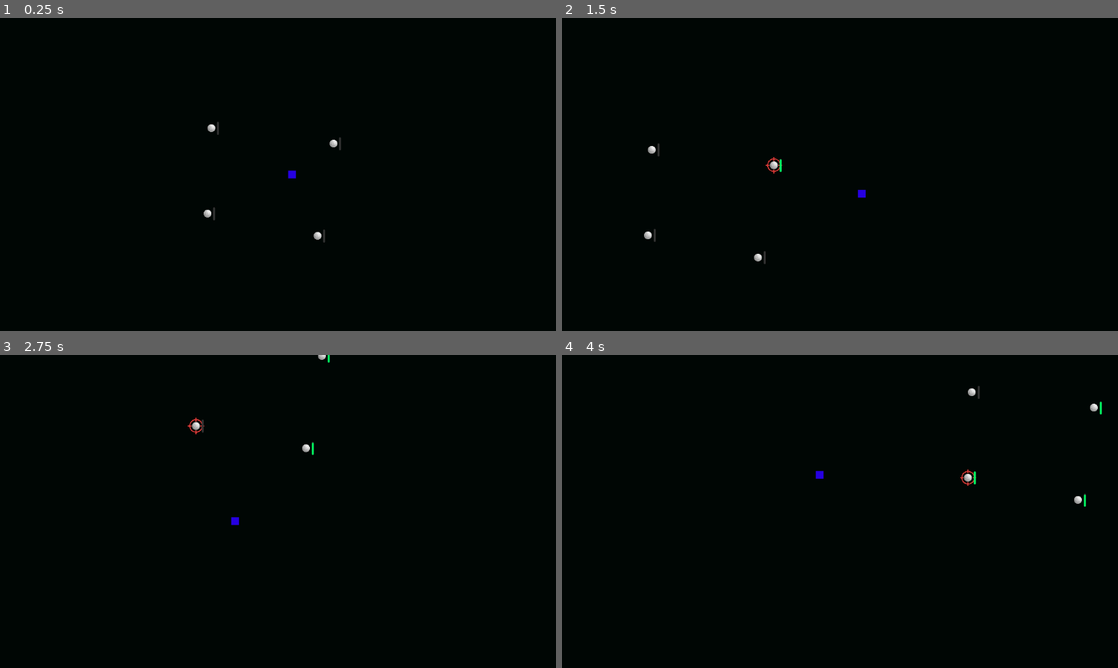
Above: before the commit, frames 1-4 (two rows, left to right).
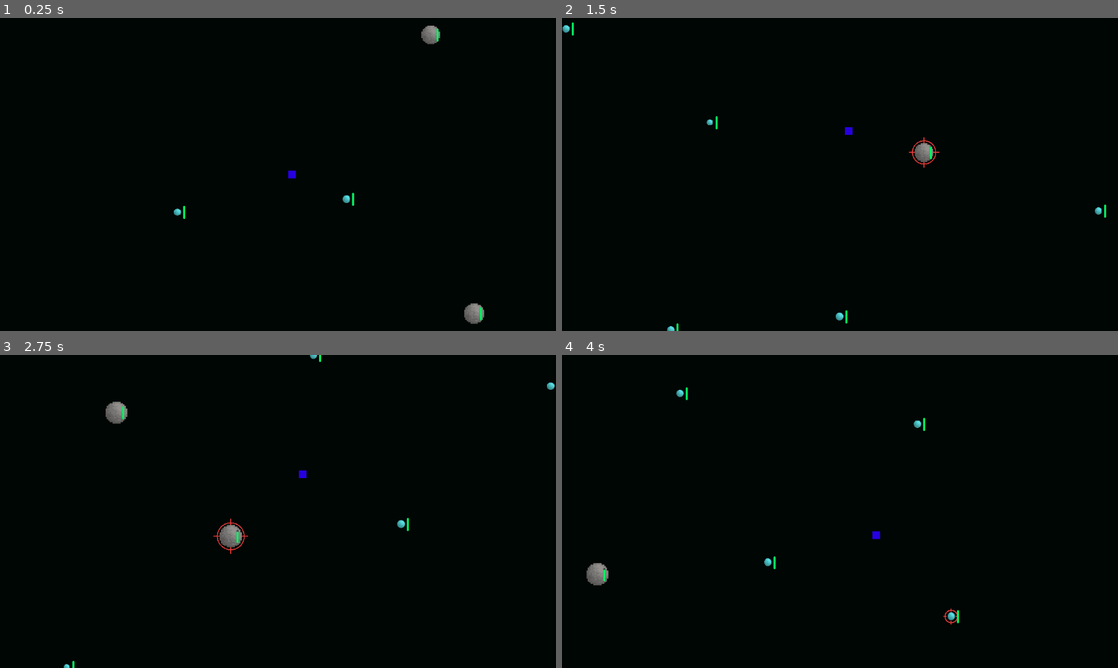
Above: after the commit, the same moments.

Repository: bentingey/Xenon
Game: Godot game, scene res://scenes/main.tscn
The game is run twice, just before and just after one commit, with the same random seed, the same clock (stepped at 60 frames per second) and the same inputs.
Inputs:
- Up to frame 1 (0.25 s): no input
- Up to frame 2 (1.5 s): tap Space (action) at 0.6, 1.35 s
- Up to frame 3 (2.75 s): tap Space (action) at 2.1 s
- Up to frame 4 (4 s): tap Space (action) at 2.85, 3.6 s

The runs differ from the first frame. In frame 1, 0.6% of the frame differs, in the area x 31-88%, y 2-98%; in frame 2, 0.7%; in frame 3, 0.9%, in the area x 11-100%, y 0-100%; in frame 4, 0.8%.

Commit message:
changed system generation

Diff:
--- a/scenes/main.tscn
+++ b/scenes/main.tscn
@@ -17,16 +17,3 @@
 [node name="TetherLine" parent="." instance=ExtResource("2_tbgi4")]
 
 [node name="Player" parent="." instance=ExtResource("3_tefeu")]
-position = Vector2(704, 0)
-
-[node name="Planet" parent="." instance=ExtResource("3_o6xl0")]
-position = Vector2(583, -96)
-
-[node name="Planet2" parent="." instance=ExtResource("3_o6xl0")]
-position = Vector2(836, -64)
-
-[node name="Planet3" parent="." instance=ExtResource("3_o6xl0")]
-position = Vector2(803, 127)
-
-[node name="Planet4" parent="." instance=ExtResource("3_o6xl0")]
-position = Vector2(575, 81)
--- a/scripts/main.gd
+++ b/scripts/main.gd
@@ -7,4 +7,4 @@
 func _ready() -> void:
 	var system = system_scene.instantiate()
 	add_child(system)
-	system.generate_system(5, 1000, ["terrestrial", "gas giant", "ice", "lava", "ocean"])
+	system.add_planets(50, ["ice", "metallic"])
--- a/scripts/player.gd
+++ b/scripts/player.gd
@@ -74,7 +74,7 @@
 		var distance_vector = planet.global_position - global_position
 		var distance = distance_vector.length() - planet.radius
 
-		if distance > 0:  # Prevent division by zero
+		if distance > 0 and distance < 300:  # Prevent division by zero
 			# Apply a smoothstep-like curve: stronger at mid-range, weaker near planet
 			var gravity_force = gravity_strength * (1.0 - exp(-distance * 0.005)) / (distance * distance + 1)
 			total_gravity += distance_vector.normalized() * gravity_force  # Sum gravity forces
--- a/scripts/system.gd
+++ b/scripts/system.gd
@@ -1,49 +1,51 @@
 extends Node2D
 
 @export var planet_scene: PackedScene
+@export var min_spacing: int = 340            # Minimum center-to-center spacing (in pixels)
+@export var allowed_types: Array = []         # If empty, all planet types are allowed
+@export var spawn_area: Rect2 = Rect2(-1000, -1000, 2000, 2000)  # Area (in pixels) in which to spawn planets
 
-@onready var player = get_tree().get_first_node_in_group("player")
+var planet_nodes: Array = []   # Holds references to all currently spawned planets
 
-var last_planet_y: int
-var num_planets_min: int = 10
-var num_planets_max: int = 15
+# This function spawns 'count' new planets without overlapping existing ones.
+func add_planets(count: int, allowed_types: Array):
+	var attempts: int = 0
+	var max_attempts: int = count * 50  # safeguard to avoid infinite loops
 
-const FIRST_Y_MIN: int = 360
-const FIRST_Y_MAX: int = 560
-const MIN_Y_SPACING: int = 100
-const MAX_Y_SPACING: int = 560
-const X_OFFSET_LIMIT: int = 140
-const CENTER_X = 704  # Centerline for planets
+	while count > 0 and attempts < max_attempts:
+		# Generate a random candidate position within spawn_area.
+		var candidate = Vector2(
+			randf_range(spawn_area.position.x, spawn_area.position.x + spawn_area.size.x),
+			randf_range(spawn_area.position.y, spawn_area.position.y + spawn_area.size.y)
+		)
 
+		# Check that candidate is far enough from all existing planets.
+		var valid = true
+		for planet in planet_nodes:
+			if candidate.distance_to(planet.global_position) < min_spacing:
+				valid = false
+				break
+		if valid:
+			# Instantiate the planet, set its position, and add it to the scene.
+			var planet = planet_scene.instantiate()
+			planet.global_position = candidate.round()  # Round to avoid subpixel issues
+			add_child(planet)
 
-func _ready():
-	if not player:
-		print("Error: No player found!")
-		return
-	generate_system()  # Generate by default
+			# Defer randomization so the planet's children (like its Sprite2D) are ready.
+			planet.call_deferred("randomize_planet", allowed_types)
 
-func generate_system(min_planets: int = num_planets_min, max_planets: int = num_planets_max, allowed_types: Array = []):
-	# Remove old planets before generating new ones
-	for child in get_children():
-		if child is StaticBody2D:  # Remove old planets
-			child.queue_free()
+			# Add to our persistent list.
+			planet_nodes.append(planet)
 
-	var num_planets = randi_range(min_planets, max_planets)  # Randomize number of planets
+			# Connect to the planet's tree_exited signal so we remove it from planet_nodes when it's removed.
+			planet.connect("tree_exited", Callable(self, "_on_planet_exited").bind(planet))
 
-	# First planet
-	last_planet_y = player.global_position.y - randi_range(FIRST_Y_MIN, FIRST_Y_MAX)
-	spawn_planet(Vector2(CENTER_X + randi_range(-X_OFFSET_LIMIT, X_OFFSET_LIMIT), last_planet_y), allowed_types)
+			count -= 1
+		attempts += 1
 
-	# Subsequent planets
-	for _i in range(num_planets - 1):
-		last_planet_y -= int((randi_range(MIN_Y_SPACING, MAX_Y_SPACING) + randi_range(MIN_Y_SPACING, MAX_Y_SPACING)) / 2)  # Bias Y spacing toward the middle
-		spawn_planet(Vector2(CENTER_X + randi_range(-X_OFFSET_LIMIT, X_OFFSET_LIMIT), last_planet_y), allowed_types)
+	print("Total planets spawned:", planet_nodes.size())
 
-func spawn_planet(position: Vector2, allowed_types: Array):
-	var planet = planet_scene.instantiate()
-
-	planet.global_position = position.round()  # Use int positions to avoid blurring
-	add_child(planet)
-
-	# Call randomize_planet() after the planet is fully added
-	planet.call_deferred("randomize_planet", allowed_types)
+# Called when a planet leaves the scene tree.
+func _on_planet_exited(planet):
+	if planet in planet_nodes:
+		planet_nodes.erase(planet)
